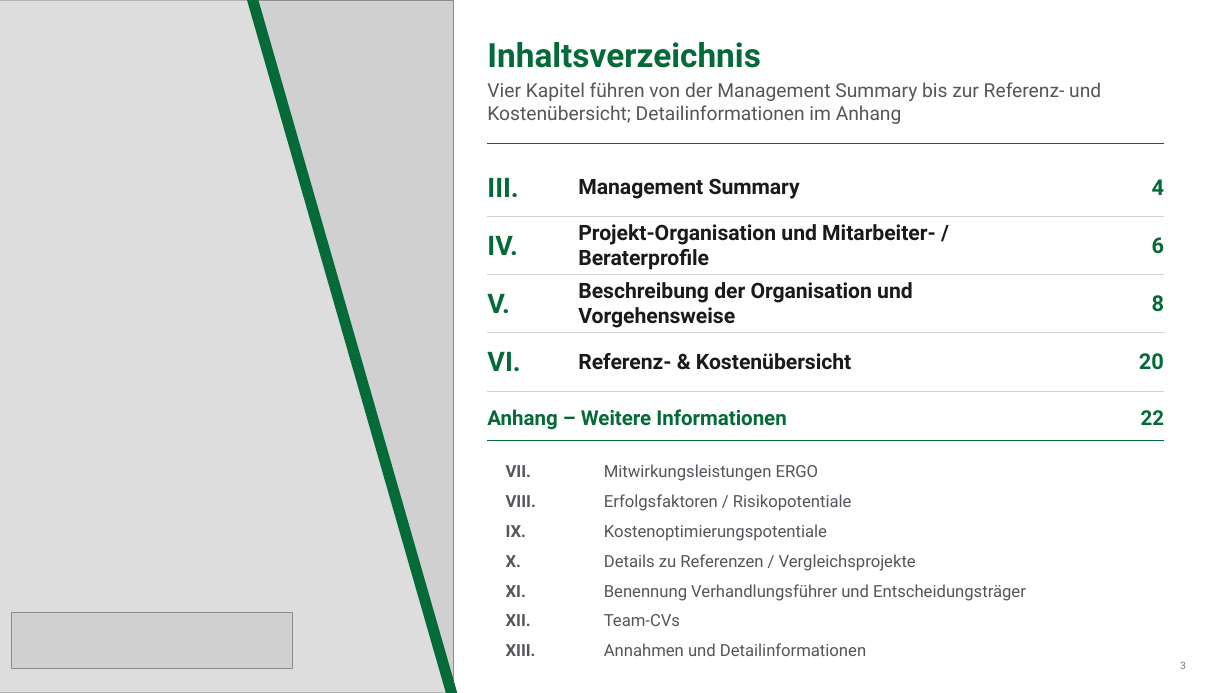
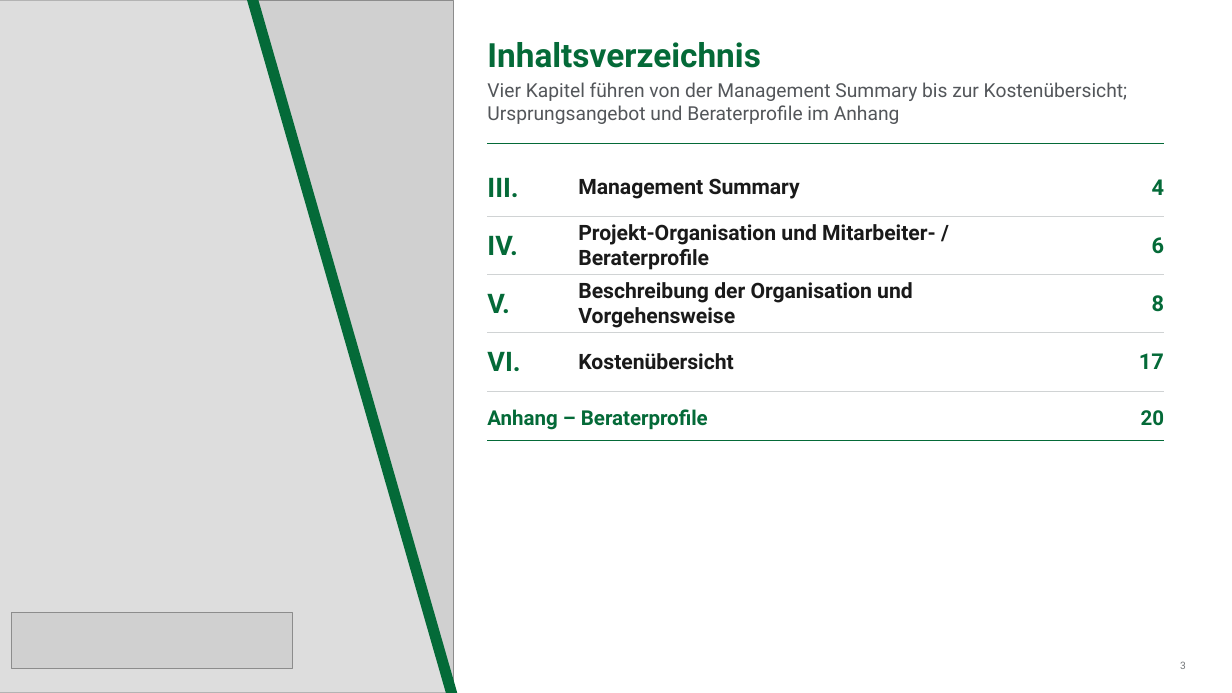
Before and after one commit to brenneisen-e/01_ki-arbeitsplatz, a slide deck: slide 3 of Bestandsuebertragung/kontextdokumente/20260702_ERGO_HR Sales_Makler meets KI_Angebot Deloitte_vworking.pptx. Drawn at 1232x693 pixels with LibreOffice and Linux fonts; fonts in the diff are those of the drawing; grey boxes stand for pictures. Boxes give left, top, right and bottom in pixels: in the first picture for what was removed or moved away, otherwise in the second. Text is boxed around its words. In the diff, an @@ line names an element or a change of style, - is before the commit and + after.

```diff
--- a/Bestandsuebertragung/kontextdokumente/20260702_ERGO_HR Sales_Makler meets KI_Angebot Deloitte_vworking.pptx
+++ b/Bestandsuebertragung/kontextdokumente/20260702_ERGO_HR Sales_Makler meets KI_Angebot Deloitte_vworking.pptx
@@ text at (487, 82, 1128, 124): text changed @@
-Vier Kapitel führen von der Management Summary bis zur Referenz- und Kostenübersicht; Detailinformationen im Anhang
+Vier Kapitel führen von der Management Summary bis zur Kostenübersicht; Ursprungsangebot und Beraterprofile im Anhang
@@ text at (578, 353, 733, 370): text changed @@
-Referenz- & Kostenübersicht
+Kostenübersicht
@@ text added at (1139, 353, 1164, 369), 17 pt, text #046A38, bold @@
+17
@@ text at (487, 409, 708, 430): text changed @@
-Anhang – Weitere Informationen
+Anhang – Beraterprofile
@@ text "20": place and size @@
-text "20" at (1139, 353, 1164, 370)
+text "20" at (1141, 410, 1164, 426)
@@ text "20" at (1141, 410, 1164, 426): size 17 to 16 pt @@
@@ text removed at (1141, 410, 1164, 425) @@
-22
@@ text removed at (506, 465, 531, 477) @@
-VII.
@@ text removed at (604, 464, 819, 481) @@
-Mitwirkungsleistungen ERGO
@@ text removed at (506, 495, 536, 507) @@
-VIII.
@@ text removed at (604, 494, 852, 511) @@
-Erfolgsfaktoren / Risikopotentiale
@@ text removed at (506, 525, 526, 537) @@
-IX.
@@ text removed at (604, 524, 827, 541) @@
-Kostenoptimierungspotentiale
@@ text removed at (506, 555, 521, 567) @@
-X.
@@ text removed at (604, 554, 916, 571) @@
-Details zu Referenzen / Vergleichsprojekte
@@ text removed at (506, 585, 526, 597) @@
-XI.
@@ text removed at (604, 584, 1026, 601) @@
-Benennung Verhandlungsführer und Entscheidungsträger
@@ text removed at (506, 614, 531, 626) @@
-XII.
@@ text removed at (604, 614, 680, 626) @@
-Team-CVs
@@ text removed at (506, 644, 536, 656) @@
-XIII.
@@ text removed at (604, 643, 866, 656) @@
-Annahmen und Detailinformationen
```
Also in this commit, not shown: 1 other slide changed.
